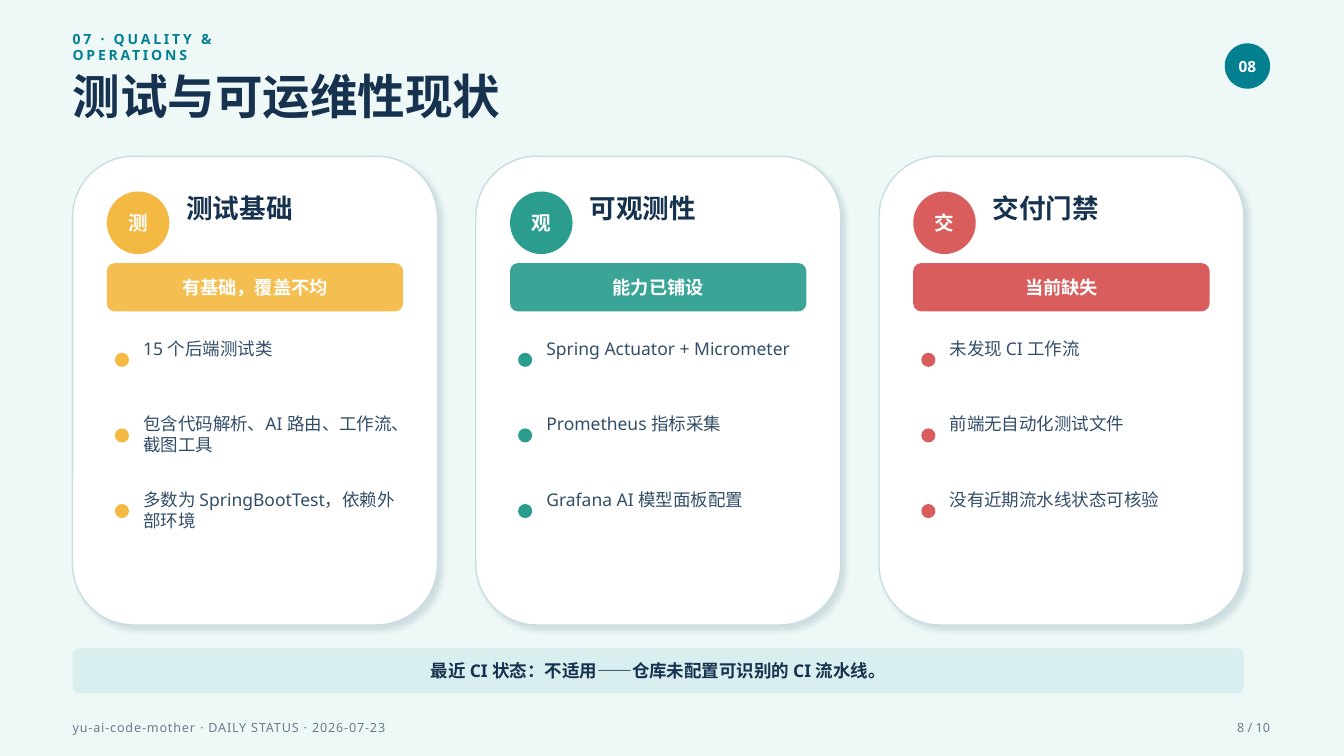
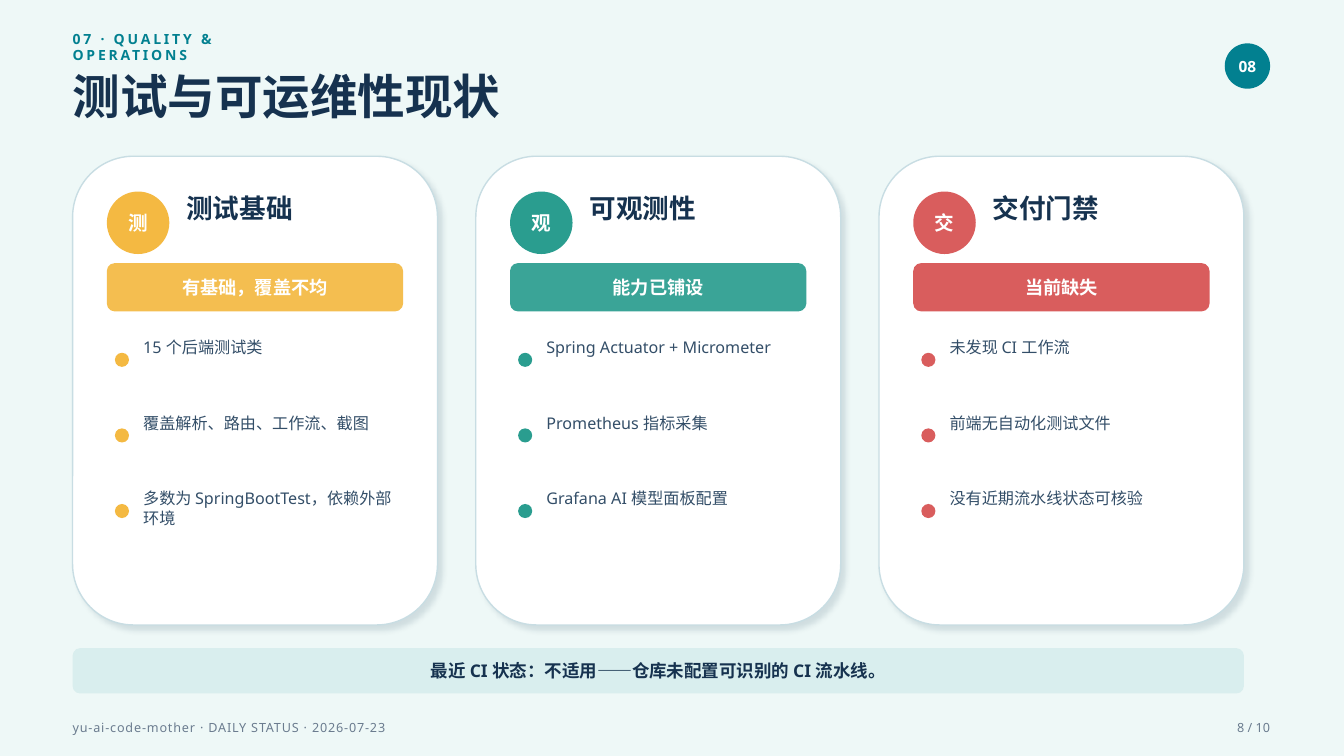
Before and after one commit to liyupi/yu-ai-code-mother, a slide deck: slide 8 of docs/reports/project-status-2026-07-23.pptx. Drawn at 1344x756 pixels with LibreOffice and Linux fonts; fonts in the diff are those of the drawing. Boxes give left, top, right and bottom in pixels: in the first picture for what was removed or moved away, otherwise in the second. Text is boxed around its words. In the diff, an @@ line names an element or a change of style, - is before the commit and + after.

```diff
--- a/docs/reports/project-status-2026-07-23.pptx
+++ b/docs/reports/project-status-2026-07-23.pptx
@@ text at (143, 415, 369, 431): text changed; size 12.5 to 11.5 pt @@
-包含代码解析、AI 路由、工作流、截图工具
+覆盖解析、路由、工作流、截图
@@ size 12.5 to 11.5 pt in 8 elements at (143, 339, 263, 355), (143, 490, 391, 526), (546, 341, 771, 357), (546, 415, 707, 431), (546, 490, 728, 506), (950, 339, 1069, 355), (950, 415, 1111, 431), (950, 490, 1143, 506) @@
```
Also in this commit, not shown: 8 other slides changed.
